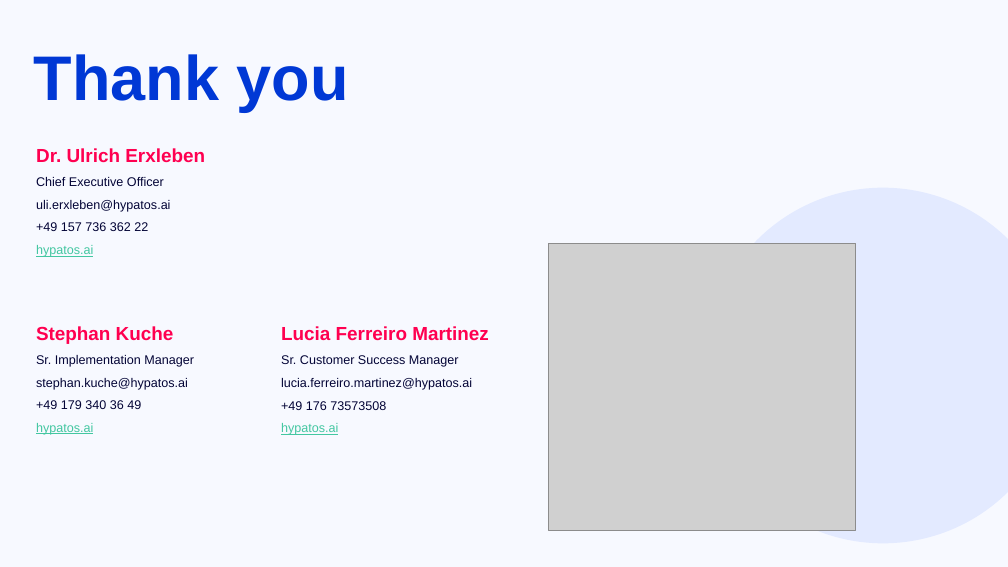
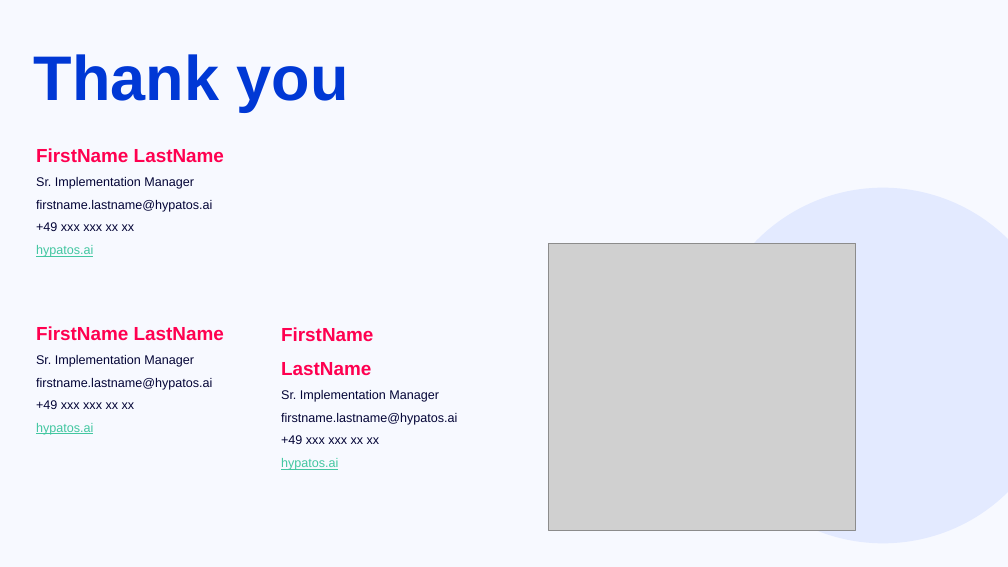
Before and after one commit to stephanHypatos/JIRAAUTOMATER, a slide deck: slide 11 of templates/template.pptx (slide 14 before the commit). Drawn at 1008x567 pixels with LibreOffice and Linux fonts; fonts in the diff are those of the drawing; grey boxes stand for pictures; background and template pictures are left out. Boxes give left, top, right and bottom in pixels: in the first picture for what was removed or moved away, otherwise in the second. Text is boxed around its words. In the diff, an @@ line names an element or a change of style, - is before the commit and + after.

```diff
--- a/templates/template.pptx
+++ b/templates/template.pptx
@@ text at bbox=[36, 148, 224, 257]: text changed @@
-Dr. Ulrich Erxleben
-Chief Executive Officer
-uli.erxleben@hypatos.ai
-+49 157 736 362 22
-hypatos.ai
+FirstName LastName
+Sr. Implementation Manager
+firstname.lastname@hypatos.ai
++49 xxx xxx xx xx
+hypatos.ai
@@ text at bbox=[36, 326, 224, 341]: text changed @@
-Stephan Kuche
+FirstName LastName
@@ text at bbox=[281, 327, 457, 444]: text changed @@
-Lucia Ferreiro Martinez
-Sr. Customer Success Manager
-lucia.ferreiro.martinez@hypatos.ai
-+49 176 73573508
+FirstName LastName
+Sr. Implementation Manager
+firstname.lastname@hypatos.ai
++49 xxx xxx xx xx
@@ text at bbox=[36, 378, 212, 409]: text changed @@
-stephan.kuche@hypatos.ai
-+49 179 340 36 49
+firstname.lastname@hypatos.ai
++49 xxx xxx xx xx
```
Also in this commit, not shown: 5 other slides changed, 1 slide added, 4 slides removed.
